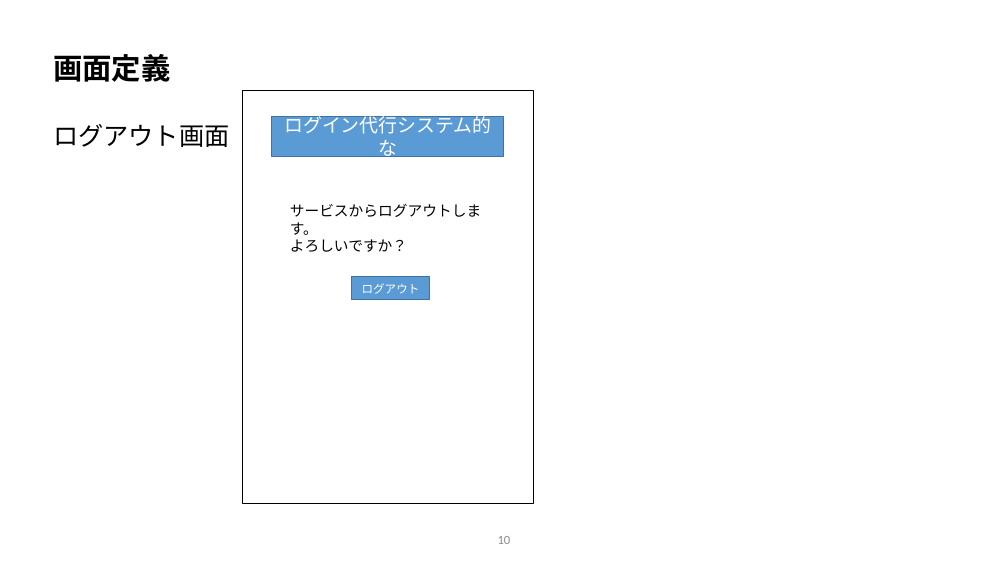
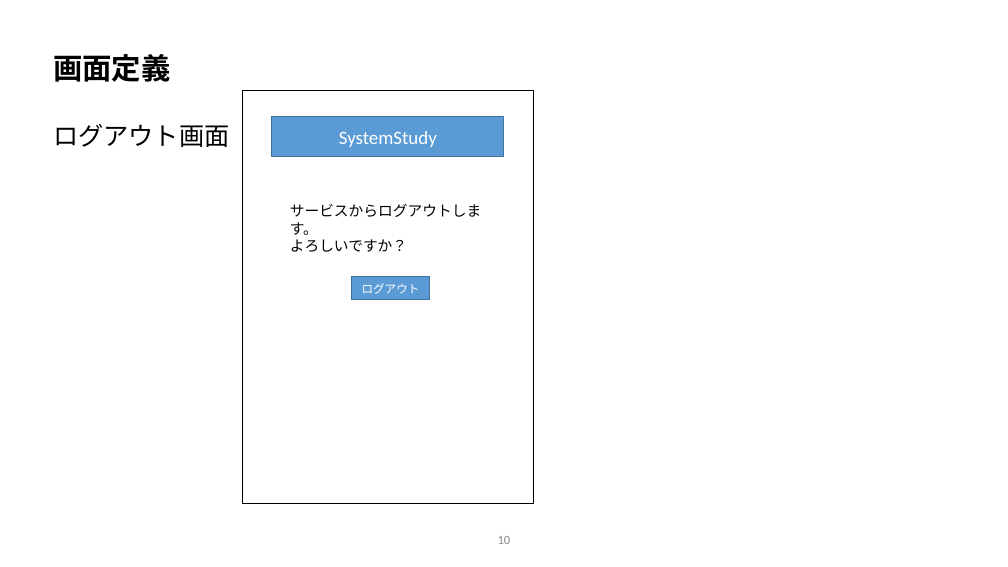
Before and after one commit to vsn23kamei/nanika, a slide deck: slide 10 of 00_要件定義/要件定義.pptx. Drawn at 1008x567 pixels with LibreOffice and Linux fonts; fonts in the diff are those of the drawing; background and template pictures are left out. Boxes give left, top, right and bottom in pixels: in the first picture for what was removed or moved away, otherwise in the second. Text is boxed around its words. In the diff, an @@ line names an element or a change of style, - is before the commit and + after.

```diff
--- a/00_要件定義/要件定義.pptx
+++ b/00_要件定義/要件定義.pptx
@@ text in rectangle at <box>339,131,437,147</box>: text changed @@
-ログイン代行システム的な
+SystemStudy
```
Also in this commit, not shown: 7 other slides changed, 2 slides added, 1 slide removed, 3 other files.
